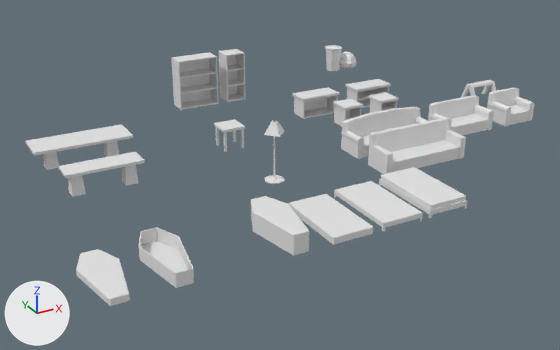
What one commit did to the Blender file resources/data/furniture.blend.
Before and after are seen from a 50 mm lens placed at (-6.55, -14.13, 6.14), pointed at (0.93, -0.53, -0.66). The lights are fixed; the arrows at lower left show +X, +Y and +Z.

The first picture shows 'bedFrame01', 'bedMattressFrame01', 'bookshelf', 'coffeeTable', 'coffin01', 'coffinClosed01', 'coffinLid01', 'consoleTable', 'couch01', 'couch02', 'diningTable', 'loveseat01', 'mattressSingle'.
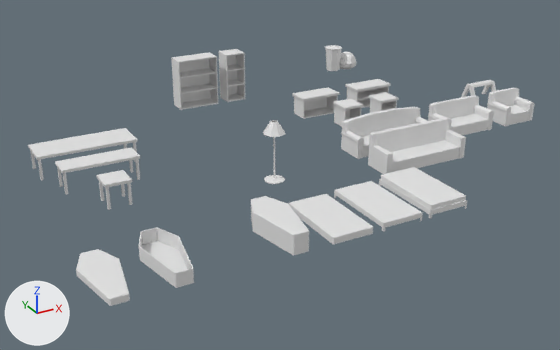
What differs and where, as boxes (x1, y1, x2, y2) in the pictures (560 x 350 px; the box of a moved part takes in the faces that stretch with it):
'diningTable', reshaped, moved (13% taller): before (25, 124, 133, 170); after (28, 128, 137, 180)
'consoleTable', reshaped, moved (7% taller): before (58, 152, 145, 197); after (55, 147, 140, 195)
'coffeeTable', moved: before (214, 119, 245, 152); after (97, 170, 132, 210)
part 1 of me_consoletable, moved or reshaped: before (122, 165, 139, 186); after (57, 167, 63, 187)
part 2 of me_consoletable, added: after (135, 159, 140, 180)
part 3 of me_consoletable, moved or reshaped: before (68, 175, 86, 197); after (63, 173, 68, 195)
part 4 of me_diningtable, moved or reshaped: before (104, 141, 119, 157); after (30, 150, 36, 169)
part 5 of me_diningtable, moved or reshaped: before (43, 152, 59, 170); after (38, 159, 44, 180)

The edits, one by one:
me_consoletable is used by ob_consoletable; location (-3.0, -0.75, 0.0).
me_consoletable had 24 vertices, 16 faces and spanned x -0.75..0.75, y -0.25..0.25, z 0.0..0.5.
me_consoletable now has 40 vertices, 26 faces and spans x -0.75..0.75, y -0.25..0.25, z 0.0..0.5.
me_consoletable part 1: the loose piece of 8 vertices spanning x 0.39..0.64, y -0.12..0.13, z 0.0..0.45 is scaled about its middle by (0.22, 0.22, 1), then moved by (-1.22, 0.2, 0.0).
me_consoletable part 2: the loose piece of 8 vertices spanning x 0.39..0.64, y -0.12..0.13, z 0.0..0.45 is copied, and the copy is scaled about its middle by (0.22, 0.22, 1), then moved by (0.18, -0.2, 0.0); it spans x 0.67..0.72, y -0.22..-0.17, z 0.0..0.45.
me_consoletable part 3: 8 vertices moved from x -0.64..-0.39, y -0.12..0.13, z 0.0..0.45 to x -0.73..-0.68, y -0.22..-0.17, z 0.0..0.45.
me_diningtable is used by ob_diningtable; location (-3.0, 0.75, 0.0).
me_diningtable had 24 vertices, 16 faces and spanned x -1.0..1.0, y -0.38..0.38, z 0.0..0.5.
me_diningtable now has 40 vertices, 26 faces and spans x -1.0..1.0, y -0.38..0.38, z 0.0..0.5.
me_diningtable part 4: the loose piece of 8 vertices spanning x 0.5..0.75, y -0.12..0.13, z 0.0..0.45 is scaled about its middle by (0.22, 0.22, 1), then moved by (-1.58, 0.32, 0.0).
me_diningtable part 5: 8 vertices moved from x -0.75..-0.5, y -0.12..0.13, z 0.0..0.45 to x -0.98..-0.93, y -0.35..-0.3, z 0.0..0.45.
Object 'consoleTable' (ob_consoletable) moves from (-3.0, -0.75, 0.0) to (-3.0, -0.5, 0.0).
Object 'diningTable' (ob_diningtable) moves from (-3.0, 0.75, 0.0) to (-3.0, 0.5, 0.0).
Object 'coffeeTable' (ob_coffeetable) moves from (0.0, 0.0, 0.0) to (-3.0, -1.5, 0.0).
